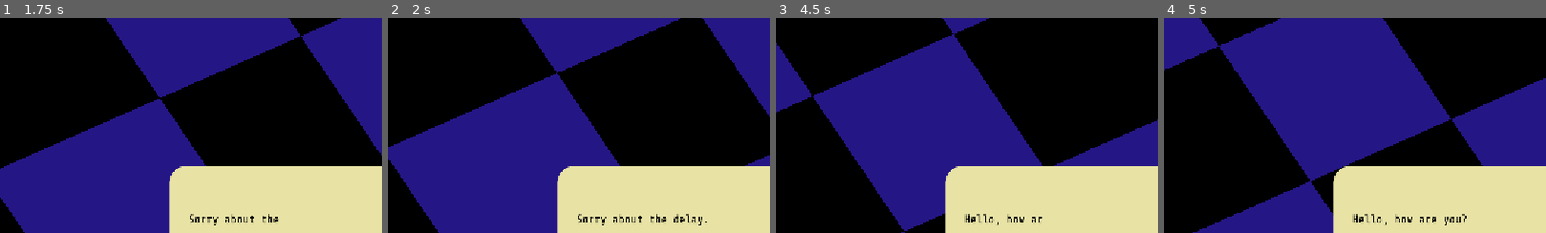
Above: before the commit, frames 1-4 (left to right).
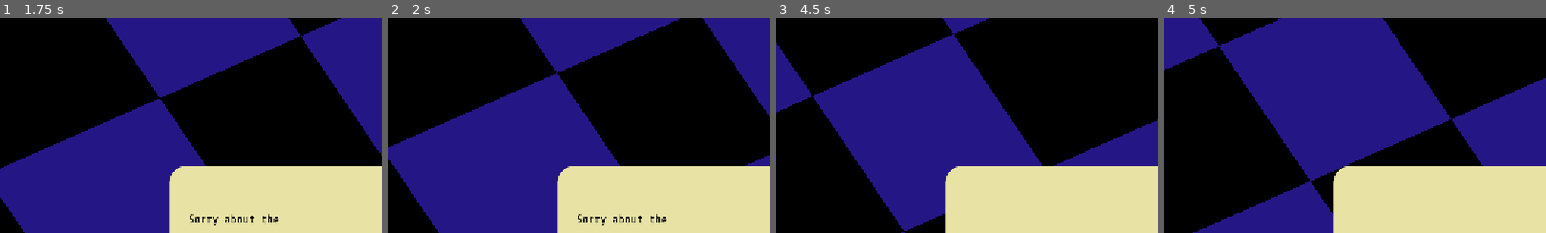
Above: after the commit, the same moments.

Repository: AlejandroCiuba/color-picker-game
Game: Godot game, scene res://scenes/levels/test.tscn
Same seed, same stepped clock (60 frames per second), same inputs: the game is played once before the commit and once after it. The project has no main scene, so this scene is started directly.
Inputs (mouse positions are % of the whole screen's width and height, from its top left):
- Up to frame 1 (1.75 s): move the mouse to (72, 45) at 0.52 s; hold Right (ui_right) 0.53-1.25 s; click (54, 56) at 1.25 s
- Up to frame 2 (2 s): no input
- Up to frame 3 (4.5 s): click (54, 60) at 2 s; move the mouse to (30, 55) at 2.77 s; hold Left (ui_left) 2.78-3.53 s; move the mouse to (60, 28) at 3.52 s; hold Right (ui_right) 3.53-4.28 s; move the mouse to (45, 70) at 4.27 s; hold Up (ui_up) from 4.28 s (still down)
- Up to frame 4 (5 s): keep holding Up (ui_up)
The pictures show only the part of the screen within x 0-50%, y 1-51%; the shares and areas given below are measured in that part.

Frame 1 is identical in both runs. In frame 2, 0.1% of the frame differs, in the area x 74-84%, y 91-97%; in frame 3, 0.3%; in frame 4, 0.4%, in the area x 49-80%, y 91-97%.
Error after the commit: Out of bounds get index '0' (on base: 'Array') (res://scenes/ui/overlays/dialog_box.gd:30)

Commit message:
Added in-text callbacks for dialog box

Diff:
--- a/assets/json/test.json
+++ b/assets/json/test.json
@@ -26,7 +26,7 @@
 				}
 			],
 			"dialog_id": "Casper",
-			"text": "Sorry about the delay."
+			"text": "Sorry about the <pause(4.0)>delay."
 		},
 		{
 			"callbacks": [
--- a/scenes/ents/dialog_display.gd
+++ b/scenes/ents/dialog_display.gd
@@ -1,7 +1,15 @@
 class_name DialogDisplay
 extends Node
 
-signal text_fetched(text: String)
+signal text_fetched(text: Array, calls: Array)
+
+var intext_calls: RegEx = RegEx.create_from_string(r"(?<method><[a-zA-Z][\w_]+(?:\([^\(\)]*\))?>)")
+var args_regex: RegEx = RegEx.create_from_string(r"\((?<args>.+)\)")
+
+var callback_format: Dictionary = {
+	"callback": "",
+	"args": [],
+}
 
 var dialog_id: String = ""
 var current_line: int = 0
@@ -10,6 +18,43 @@
 func next_line() -> void:
 	DialogManager.line(current_line)
 
+
+## Handle in-text callbacks to the dialog box
+func _process_dialog_text(text: String) -> Array:
+
+	var calls: Array[RegExMatch] = intext_calls.search_all(text)
+	if calls.is_empty():
+		return [[text], [{"callback": "NULL", "args": []}]]
+
+	else:
+
+		var marker_text: String = text
+		if calls[0].get_start("method") != 0:
+			marker_text = "<NULL>" + marker_text
+			calls = intext_calls.search_all(marker_text)
+
+		var texts: Array[String] = []
+		var cs: Array[Dictionary] = []
+		for i in range(calls.size()):
+
+			var phrase_start: int = calls[i].get_end("method")
+			var phrase_end: int = calls[i + 1].get_start("method") if i < calls.size() - 1 else marker_text.length()
+
+			var t: String = marker_text.substr(phrase_start, phrase_end - phrase_start)
+			var c: String = calls[i].get_string("method")
+
+			var cb_dict: Dictionary = callback_format.duplicate(true)
+			cb_dict["callback"] = c.remove_chars("<>").split("(")[0]
+
+			if args_regex.search(c) == null:
+				cb_dict["args"] = []
+			else:
+				cb_dict["args"] = args_regex.search(c).get_string("args").split(",")
+
+			texts.append(t)
+			cs.append(cb_dict)
+
+		return [texts, cs]
 
 ## Perform the callbacks, then display text
 func _on_dialog_triggered(dialog: Dialog) -> void:
@@ -21,7 +66,10 @@
 	for callback in dialog.callbacks:
 		callback.call()
 
-	text_fetched.emit(dialog.text)
+	## Handle in-text callbacks
+	var data: Array = _process_dialog_text(dialog.text)
+	print_debug("EMITTING: ", data)
+	text_fetched.emit(data[0], data[1])
 
 
 func _ready() -> void:
--- a/scenes/ui/overlays/dialog_box.gd
+++ b/scenes/ui/overlays/dialog_box.gd
@@ -12,27 +12,43 @@
 @onready var dialog_display: DialogDisplay = %DialogDisplay
 
 
-func write(text: String) -> void:
-	_tween_text(text)
+func pause(time: float) -> void:
+	await get_tree().create_timer(time, false).timeout
 
 
-func _tween_text(text: String) -> void:
+## Writes the series of texts, calling each callable associated with each text section
+## Write NULL if a text section has no callable
+func write(texts: Array, calls: Array) -> void:
 
 	if not finished_write:
 		return
 
 	finished_write = false
+	dialog.text = "".join(texts)
 	dialog.visible_characters = 0
-	dialog.text = text
-	for i in text.length():
-		dialog.visible_characters += 1
-		await get_tree().create_timer(_word_time, false).timeout
+	for i in range(texts.size()):
+		await _process_callback(calls[i]["callback"], calls[i]["args"])
+		_tween_text(texts[i])
 	finished_write = true
 	write_finished.emit()
 
 
-func _on_dialog_display_text_fetched(text: String) -> void:
-	write(text)
+func _process_callback(f: String, args: Array) -> void:
+	if f != "NULL":
+		if not has_method(f):
+			push_error("Dialog Box has no method %s" % f)
+			return
+		await callv(f, args.map(func(a): return str_to_var(a)))
+
+
+func _tween_text(text: String) -> void:
+	for i in text.length():
+		dialog.visible_characters += 1
+		await get_tree().create_timer(_word_time, false).timeout
+
+
+func _on_dialog_display_text_fetched(texts: Array, calls: Array) -> void:
+	write(texts, calls)
 
 
 func _on_button_pressed() -> void:
@@ -44,7 +60,7 @@
 
 func _process(_delta: float) -> void:
 	if Input.is_action_just_pressed("ui_up") and finished_write:
-		write("Hello, how are you?")
+		write(["Hello, how are you?"], [])
 
 
 func _ready() -> void:
Not shown, changed: assets/text/test.txt
